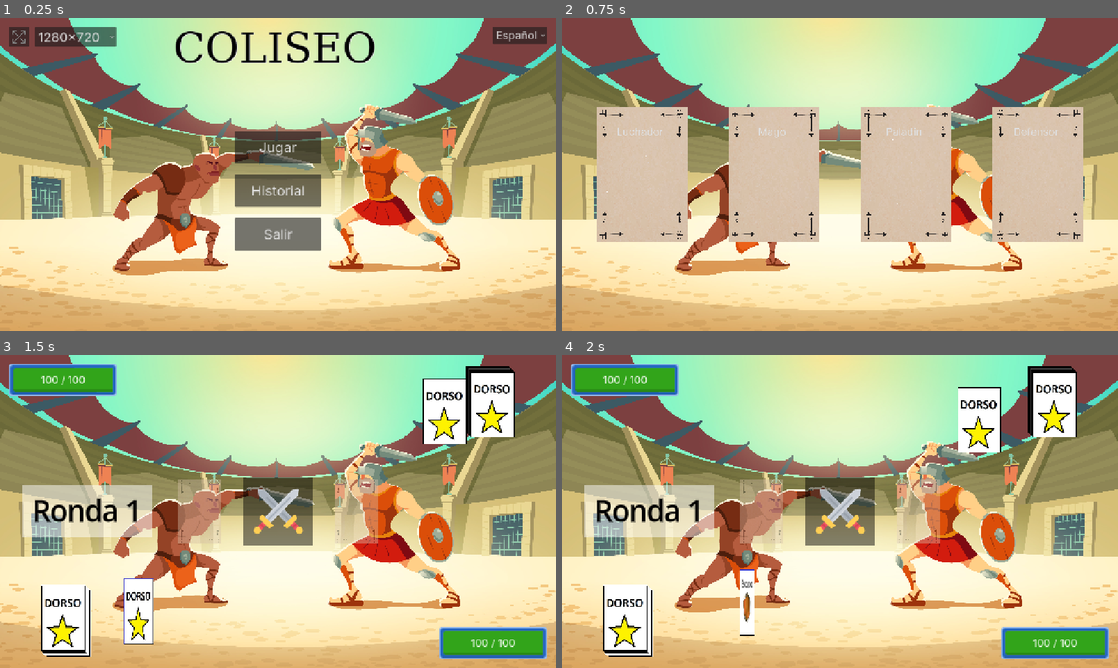
Above: before the commit, frames 1-4 (two rows, left to right).
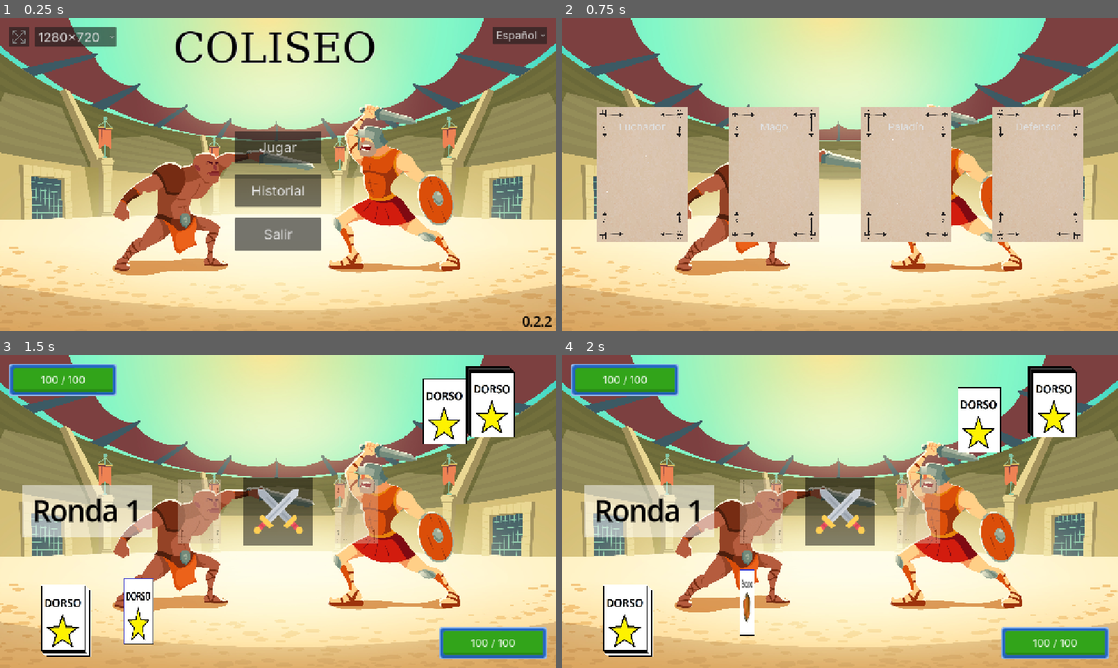
Above: after the commit, the same moments.

Repository: ChrisNGDC/cards_combat_game
Game: Godot game, scene res://escenes/main_menu.tscn
Same seed, same stepped clock (60 frames per second), same inputs: the game is played once before the commit and once after it.
Inputs (mouse positions are in pixels of both pictures, inside the frame that each line leads up to):
- Up to frame 1 (0.25 s): no input
- Up to frame 2 (0.75 s): click "Jugar" at 0.5 s
- Up to frame 3 (1.5 s): tap Enter at 1.25 s; drag from (77, 511) to (344, 511) at 1.27 s
- Up to frame 4 (2 s): no input

The runs differ from the first frame. In frame 1, 0.1% of the frame differs, in the area x 94-100%, y 95-99%; in frame 2, 0.4%, in the area x 10-90%, y 33-39%; in frame 3, nothing differs; in frame 4, nothing differs.

Commit message:
update references and minor position changes

Diff:
--- a/escenes/deck.tscn
+++ b/escenes/deck.tscn
@@ -21,9 +21,9 @@
 shape = SubResource("RectangleShape2D_xi40s")
 
 [node name="LineEdit" type="LineEdit" parent="." unique_id=1573376872]
-offset_left = -340.0
-offset_top = -535.0
-offset_right = 305.0
+offset_left = -417.0
+offset_top = -625.0
+offset_right = 417.0
 offset_bottom = -253.76001
 focus_mode = 0
 mouse_filter = 2
--- a/escenes/main_menu.tscn
+++ b/escenes/main_menu.tscn
@@ -4,7 +4,7 @@
 [ext_resource type="Script" uid="uid://c0nc6qaehdj66" path="res://scripts/MainMenu/menu_options.gd" id="2_ofhy1"]
 [ext_resource type="Theme" uid="uid://c4u10tupcw13s" path="res://resources/main_theme.tres" id="2_qernj"]
 [ext_resource type="Texture2D" uid="uid://cspyd2gh0wc4l" path="res://images/fullscreen.png" id="4_jpqaq"]
-[ext_resource type="Script" uid="uid://dk3dnlne184qw" path="res://scripts/MainMenu/version.gd" id="5_7yixx"]
+[ext_resource type="Script" uid="uid://bspe2up2dyhnv" path="res://scripts/version.gd" id="5_7yixx"]
 
 [sub_resource type="FontFile" id="FontFile_06t4h"]
 cache/0/variation_coordinates = {}
